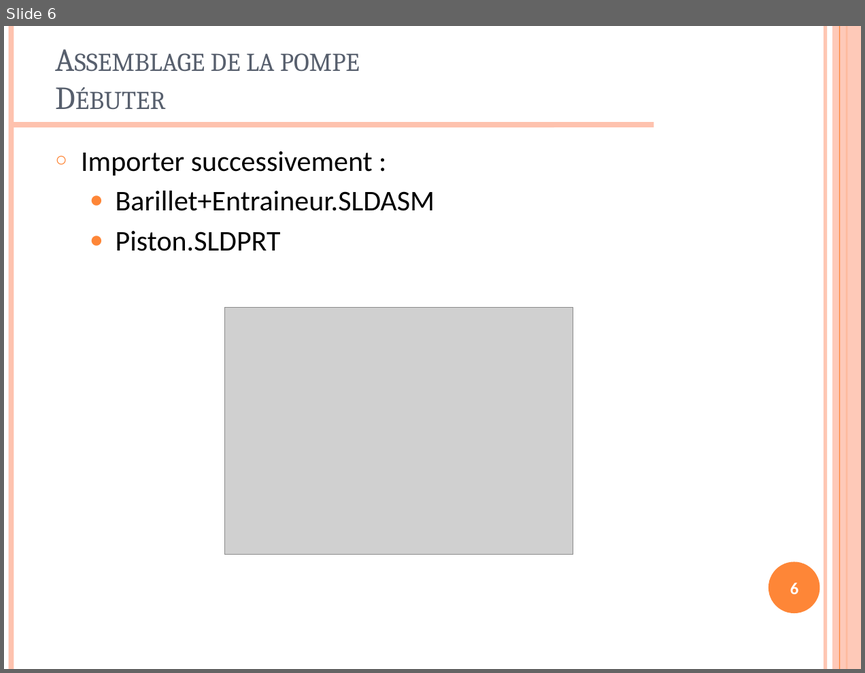
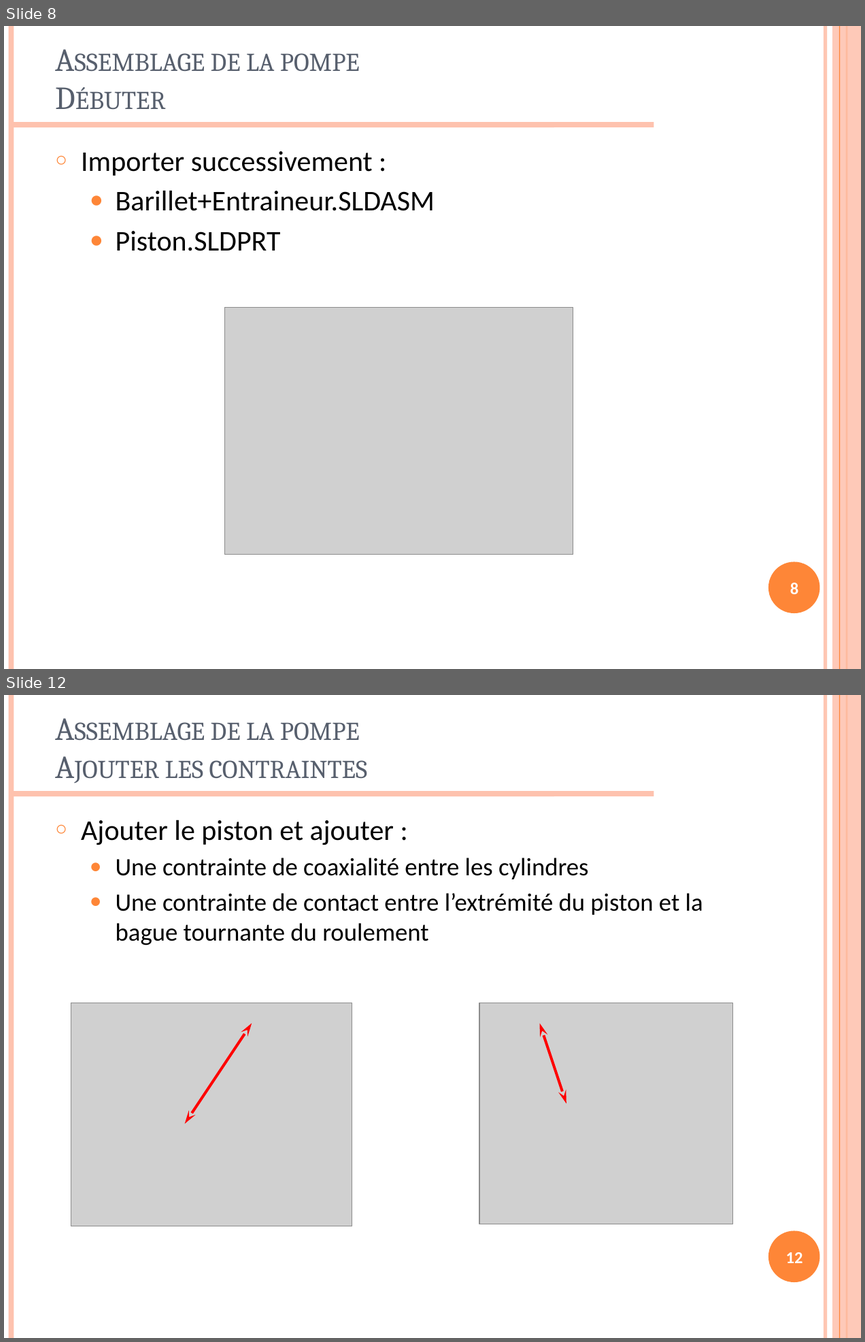
Before and after one commit to xpessoles/TP_2014_2015, a slide deck: TP_02_SW_Meca3D_Assemblage_Pompe/TP_02_SW_Assemblage_Pompe_PPT.pptx. Shown one above the other, each under a label of ours: slide 6 before the commit, slides 8 and 12 after it; the slides between them are not shown. The pictures are 865x673 and 865x1342 pixels, drawn with LibreOffice and Linux fonts; fonts in the diff are those of the drawing; grey boxes stand for pictures; background and template pictures are left out. Boxes give left, top, right and bottom in pixels: in the first picture for what was removed or moved away, otherwise in the second. Text is boxed around its words. In the diff, an @@ line names an element or a change of style, - is before the commit and + after.

```diff
--- a/TP_02_SW_Meca3D_Assemblage_Pompe/TP_02_SW_Assemblage_Pompe_PPT.pptx
+++ b/TP_02_SW_Meca3D_Assemblage_Pompe/TP_02_SW_Assemblage_Pompe_PPT.pptx
@@ slide 12 added at (4,695,861,1338), background #FFFFFF; not listed: 7 template elements that a slide beside it also shows @@
@@ title added at (165,722,368,779), 27 pt, text #575F6D, small capitals @@
+Assemblage de la pompe
+Ajouter les contraintes
@@ text added at (81,819,703,945), 21 pt, text #000000 @@
+○ Ajouter le piston et ajouter :
+  ● Une contrainte de coaxialité entre les cylindres
+  ● Une contrainte de contact entre l’extrémité du piston et la bague tournante du roulement
@@ picture added at (71,1002,352,1225) @@
@@ picture added at (479,1002,733,1223) @@
@@ double arrow added from (185, 1123) to (252, 1023), #FF0000 2.25 pt @@
@@ double arrow added from (566, 1104) to (540, 1023), #FF0000 2.25 pt @@
@@ page number added at (786,1252,803,1263), 14 pt, text #FFFFFF, bold @@
+12
@@ what was slide 6 is now slide 8 @@
@@ page number at (790,582,798,594): text changed @@
-6
+8
```
Also in this commit, not shown: 1 slide changed, 22 other slides added, 1 slide removed, 45 other files.
